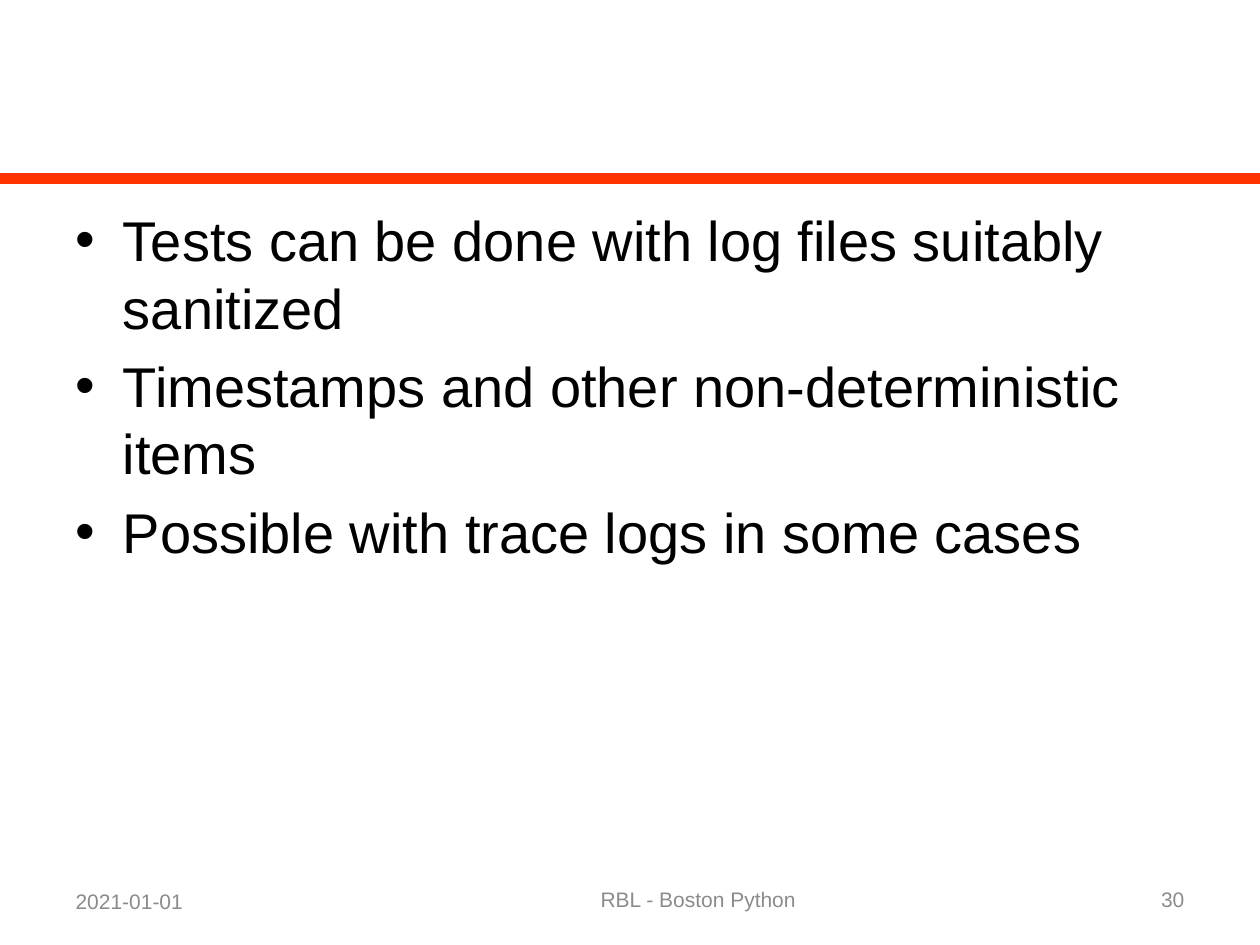
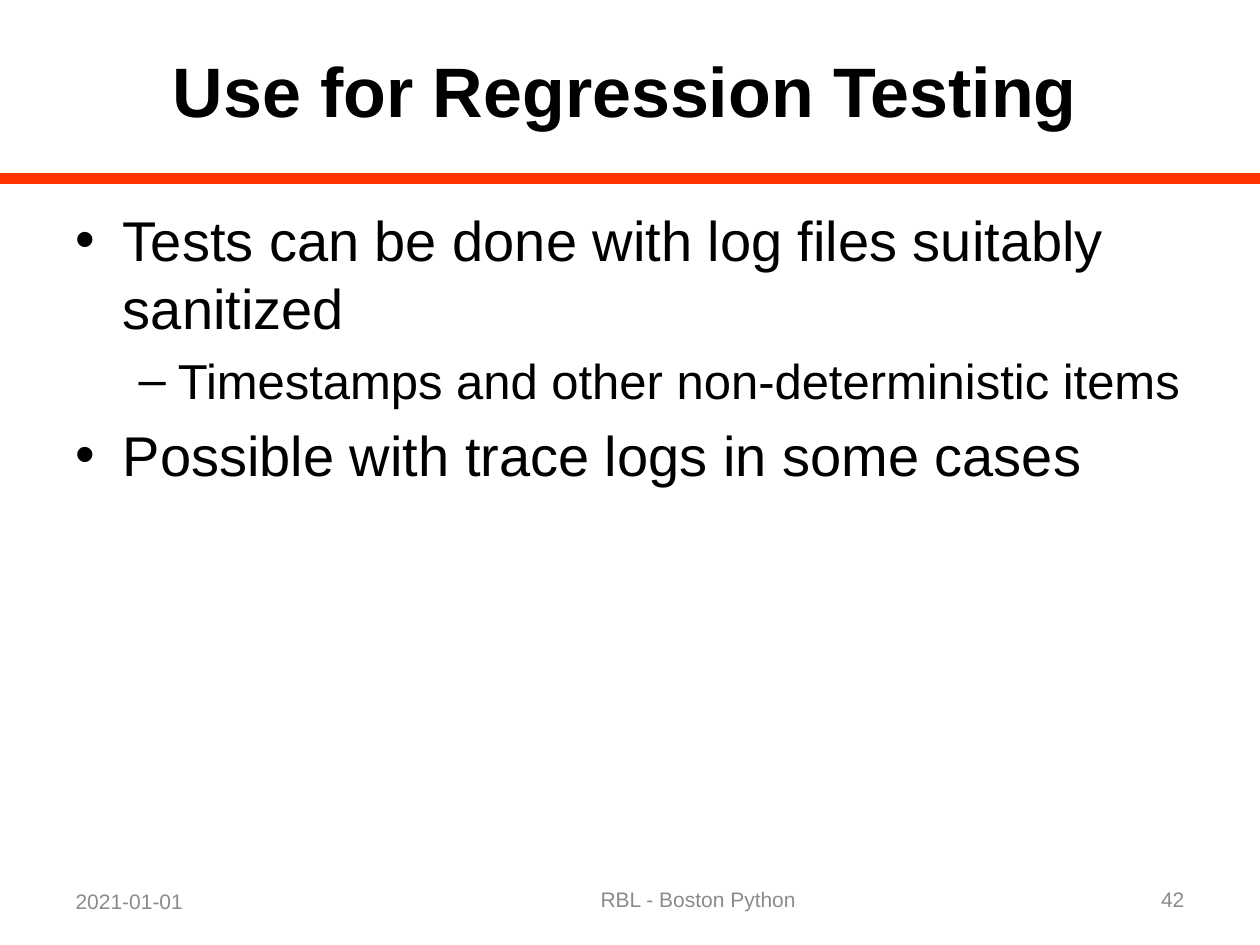
Before and after one commit to rblandau/NewTrace, a slide deck: slide 42 of docs/OfflineDebugging/A Dinosaur and a Python 02.pptx (slide 30 before the commit). Drawn at 1260x945 pixels with LibreOffice and Linux fonts; fonts in the diff are those of the drawing. Boxes give left, top, right and bottom in pixels: in the first picture for what was removed or moved away, otherwise in the second. Text is boxed around its words. In the diff, an @@ line names an element or a change of style, - is before the commit and + after.

```diff
--- a/docs/OfflineDebugging/A Dinosaur and a Python 02.pptx
+++ b/docs/OfflineDebugging/A Dinosaur and a Python 02.pptx
@@ title added at box(173, 66, 1076, 130), 40 pt, text #000000, bold @@
+Use for Regression Testing
@@ text at box(178, 363, 1180, 409): size 32 to 28 pt in "Timestamps and other non-deterministic items"; bullet • to –; list level 1 to 2 in "Timestamps and other non-deterministic items" @@
@@ page number at box(1161, 892, 1184, 907): text changed @@
-30
+42
```
Also in this commit, not shown: 15 other slides changed, 13 slides added, 1 other file.
